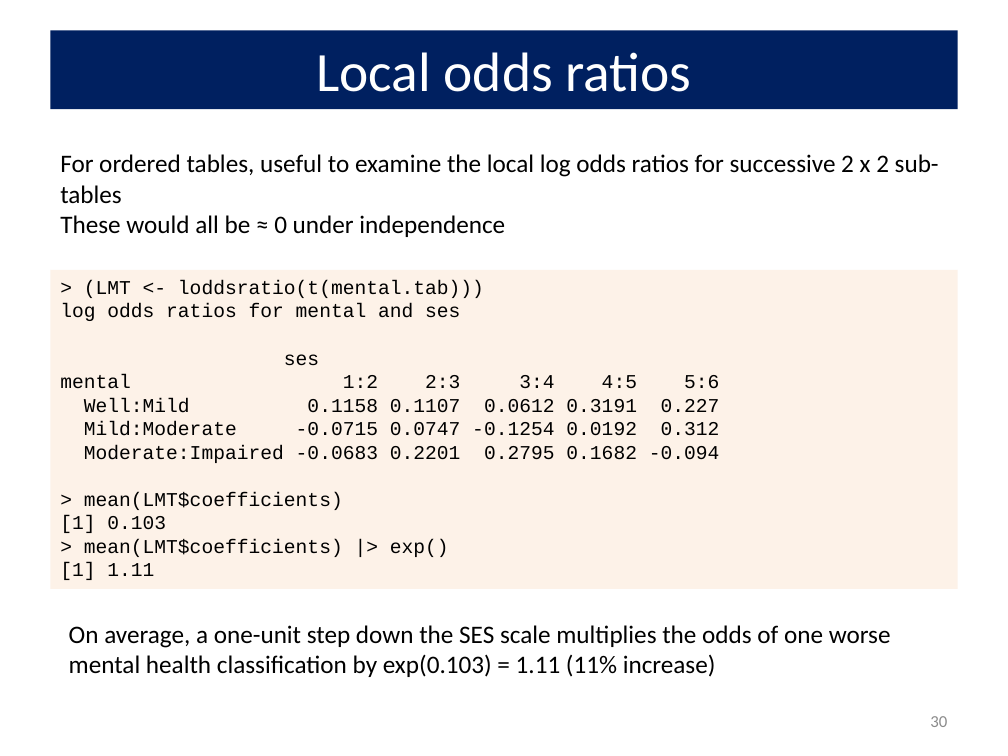
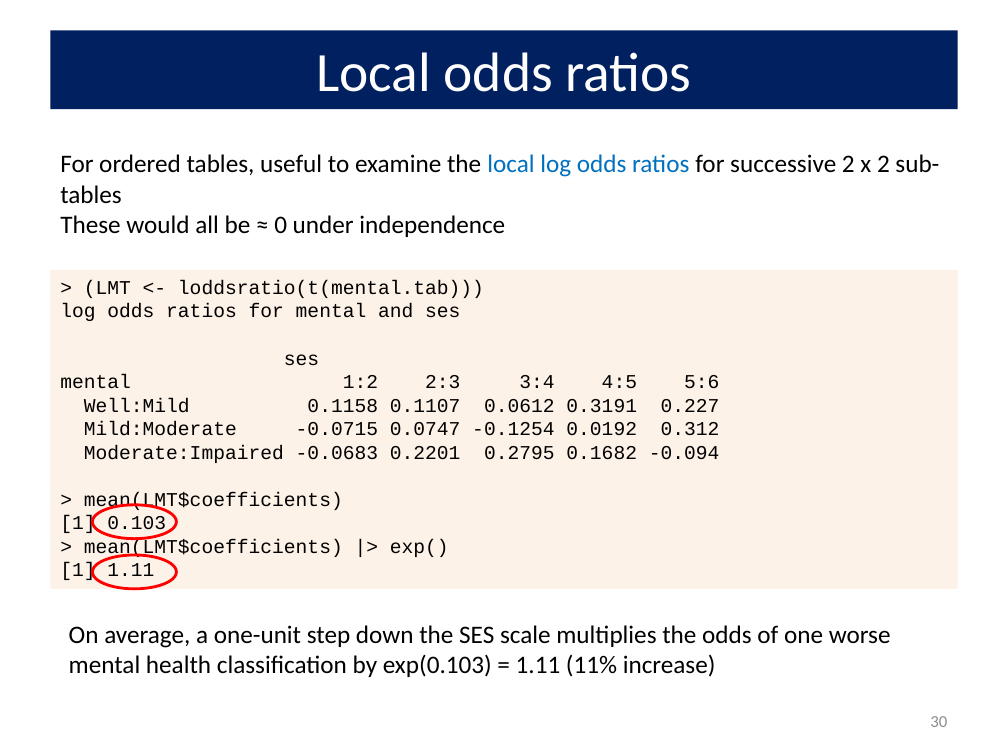
Before and after one commit to friendly/psy6136, a slide deck: slide 30 of lectures/08-Loglin2.pptx. Drawn at 1008x756 pixels with LibreOffice and Linux fonts; fonts in the diff are those of the drawing. Boxes give left, top, right and bottom in pixels: in the first picture for what was removed or moved away, otherwise in the second. Text is boxed around its words. In the diff, an @@ line names an element or a change of style, - is before the commit and + after.

```diff
--- a/lectures/08-Loglin2.pptx
+++ b/lectures/08-Loglin2.pptx
@@ text at box(60, 154, 939, 204): text colour #000000 to #0070C0 in "local log odds ratios" @@
@@ ellipse added at box(93, 505, 176, 539), outline #FF0000 2 pt @@
@@ ellipse added at box(93, 555, 176, 590), outline #FF0000 2 pt @@
```
Also in this commit, not shown: 14 other slides changed, 6 other files.
